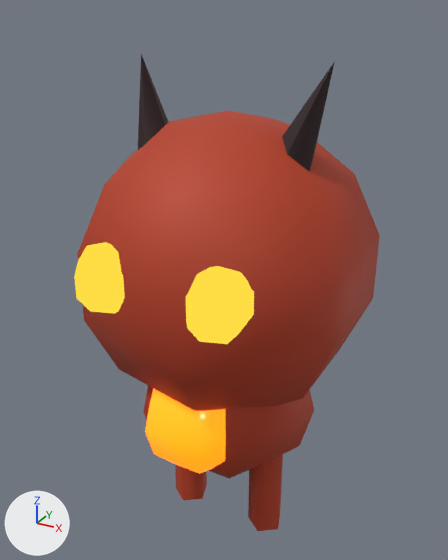
An edit to the glTF model public/assets/models/enemies/imp.glb, drawn before and after from the same camera.
Both versions are drawn from a camera (50 mm lens) standing at (0.547, -1.011, 1.09) and looking at (-0.017, 0.014, 0.578). Arrows for +X, +Y and +Z are at lower left; the lights stay in place. The first picture is the older version. Where no turn or scale is listed for an object, it has been applied to the vertices. Vertices at exactly the same position are counted once.
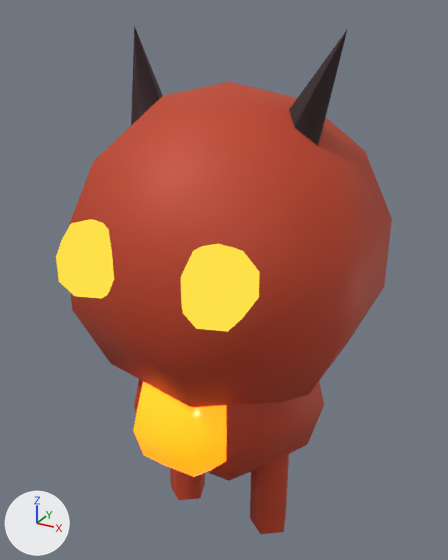
Where the newer file only moved an object's origin or applied its transform, the numbers keep the older frame.

Diff of the bpy script that builds the scene:
```diff
--- a/public/assets/models/enemies/imp.glb.py
+++ b/public/assets/models/enemies/imp.glb.py
@@ me_mesh_0 @@
-me_mesh_0.from_pydata(...)  # 50 vertices, 84 faces; spans x -0.292..0.264, y -0.285..0.285, z -0.3..0.3
+me_mesh_0.from_pydata(...)  # 50 vertices, 84 faces; spans x -0.312..0.281, y -0.304..0.304, z -0.32..0.32
+# me_mesh_0 part 1: the whole mesh is scaled about the mesh origin by 1.07
 me_mesh_0.materials.append(mat_material_0)
@@ me_mesh_1 @@
-me_mesh_1.from_pydata(...)  # 8 vertices, 10 faces; spans x -0.041..0.1, y -0.09..0.027, z -0.153..0.131
+me_mesh_1.from_pydata(...)  # 8 vertices, 10 faces; spans x -0.057..0.1, y -0.099..0.031, z -0.124..0.179
+# me_mesh_1 part 2: the whole mesh is multiplied about its middle by the matrix ((1.07, -0.004, -0.021), (0.005, 1.07, 0.021), (0.021, -0.022, 1.07)), then moved by (-0.008, -0.002, 0.04)
 me_mesh_1.materials.append(mat_material_1)
@@ me_mesh_2 @@
-me_mesh_2.from_pydata(...)  # 8 vertices, 10 faces; spans x -0.1..0.041, y -0.09..0.027, z -0.153..0.131
+me_mesh_2.from_pydata(...)  # 8 vertices, 10 faces; spans x -0.1..0.057, y -0.099..0.031, z -0.124..0.179
+# me_mesh_2 part 3: the whole mesh is multiplied about its middle by the matrix ((1.07, 0.004, 0.021), (-0.005, 1.07, 0.021), (-0.021, -0.022, 1.07)), then moved by (0.008, -0.002, 0.04)
 me_mesh_2.materials.append(mat_material_1)
@@ me_mesh_3 @@
-me_mesh_3.from_pydata(...)  # 26 vertices, 40 faces; spans x -0.0618..0.05, y -0.0588..0.0588, z -0.065..0.065
+me_mesh_3.from_pydata(...)  # 26 vertices, 40 faces; spans x -0.0666..0.0539, y -0.0633..0.0633, z -0.07..0.07
+# me_mesh_3 part 4: 26 of 26 vertices moved; they spanned x -0.0618..0.05, y -0.0588..0.0588, z -0.065..0.065 and now span x -0.0666..0.0539, y -0.0633..0.0633, z -0.07..0.07; mean shift (-0.0006, 0.0, 0.0)
 me_mesh_3.materials.append(mat_material_2)
@@ me_mesh_4 @@
-me_mesh_4.from_pydata(...)  # 26 vertices, 40 faces; spans x -0.0618..0.05, y -0.0588..0.0588, z -0.065..0.065
+me_mesh_4.from_pydata(...)  # 26 vertices, 40 faces; spans x -0.0666..0.0539, y -0.0633..0.0633, z -0.07..0.07
+# me_mesh_4 part 5: 26 of 26 vertices moved; they spanned x -0.0618..0.05, y -0.0588..0.0588, z -0.065..0.065 and now span x -0.0666..0.0539, y -0.0633..0.0633, z -0.07..0.07; mean shift (-0.0006, 0.0, 0.0)
 me_mesh_4.materials.append(mat_material_2)
@@ me_mesh_5 @@
-me_mesh_5.from_pydata(...)  # 37 vertices, 60 faces; spans x -0.2..0.2, y -0.173..0.173, z -0.2..0.2
+me_mesh_5.from_pydata(...)  # 37 vertices, 60 faces; spans x -0.22..0.22, y -0.191..0.191, z -0.22..0.22
+# me_mesh_5 part 6: the whole mesh is scaled about its middle by 1.1
 me_mesh_5.materials.append(mat_material_0)
@@ me_mesh_6 @@
-me_mesh_6.from_pydata(...)  # 37 vertices, 60 faces; spans x -0.12..0.12, y -0.104..0.104, z -0.12..0.12
+me_mesh_6.from_pydata(...)  # 37 vertices, 60 faces; spans x -0.13..0.13, y -0.113..0.113, z -0.13..0.13
+# me_mesh_6 part 7: the whole mesh is scaled about its middle by 1.08
 me_mesh_6.materials.append(mat_material_3)
@@ me_mesh_7 @@
-me_mesh_7.from_pydata(...)  # 14 vertices, 20 faces; spans x -0.038..0.038, y -0.04..0.032, z -0.12..0.12
+me_mesh_7.from_pydata(...)  # 14 vertices, 20 faces; spans x -0.043..0.043, y -0.045..0.036, z -0.13..0.13
+# me_mesh_7 part 8: the whole mesh is scaled about its middle by (1.12, 1.13, 1.08)
 me_mesh_7.materials.append(mat_material_0)
@@ me_mesh_8 @@
-me_mesh_8.from_pydata(...)  # 14 vertices, 20 faces; spans x -0.038..0.038, y -0.04..0.032, z -0.12..0.12
+me_mesh_8.from_pydata(...)  # 14 vertices, 20 faces; spans x -0.043..0.043, y -0.045..0.036, z -0.13..0.13
+# me_mesh_8 part 9: the whole mesh is scaled about its middle by (1.12, 1.13, 1.08)
 me_mesh_8.materials.append(mat_material_0)
@@ ob_mesh_0 @@
 ob_mesh_0 = bpy.data.objects.new('Mesh_0', me_mesh_0)
-ob_mesh_0.location = (0.0, 0.0, 0.62)
+ob_mesh_0.location = (0.0, 0.0, 0.65)
@@ ob_mesh_3 @@
 ob_mesh_3 = bpy.data.objects.new('Mesh_3', me_mesh_3)
-ob_mesh_3.location = (-0.11, -0.24, 0.66)
+ob_mesh_3.location = (-0.12, -0.26, 0.7)
@@ ob_mesh_4 @@
 ob_mesh_4 = bpy.data.objects.new('Mesh_4', me_mesh_4)
-ob_mesh_4.location = (0.11, -0.24, 0.66)
+ob_mesh_4.location = (0.12, -0.26, 0.7)
@@ ob_mesh_5 @@
 ob_mesh_5 = bpy.data.objects.new('Mesh_5', me_mesh_5)
-ob_mesh_5.location = (0.0, 0.0, 0.34)
+ob_mesh_5.location = (0.0, 0.0, 0.36)
@@ ob_mesh_6 @@
 ob_mesh_6 = bpy.data.objects.new('Mesh_6', me_mesh_6)
-ob_mesh_6.location = (0.0, -0.12, 0.34)
+ob_mesh_6.location = (0.0, -0.14, 0.36)
@@ ob_mesh_7 @@
 ob_mesh_7 = bpy.data.objects.new('Mesh_7', me_mesh_7)
-ob_mesh_7.location = (-0.1, 0.0, 0.12)
+ob_mesh_7.location = (-0.11, 0.0, 0.13)
@@ ob_mesh_8 @@
 ob_mesh_8 = bpy.data.objects.new('Mesh_8', me_mesh_8)
-ob_mesh_8.location = (0.1, 0.0, 0.12)
+ob_mesh_8.location = (0.11, 0.0, 0.13)
```

Where the change shows, as pixel boxes [x1, y1, x2, y2] in the pictures (448 x 560 px):
'Mesh_0', moved, rescaled (7% wider, 8% taller): before [77, 110, 380, 411]; after [68, 82, 392, 407]
'Mesh_4', reshaped, moved (16% wider, 13% taller): before [186, 266, 254, 344]; after [181, 244, 260, 332]
'Mesh_5', moved, rescaled (12% wider, 11% taller): before [144, 386, 314, 478]; after [134, 379, 324, 481]
'Mesh_6', moved, rescaled (16% wider, 11% taller): before [145, 388, 226, 474]; after [133, 381, 227, 477]
'Mesh_3', reshaped, moved (13% wider, 11% taller): before [74, 242, 125, 314]; after [56, 219, 114, 299]
'Mesh_2', reshaped (9% wider): before [282, 61, 335, 171]; after [289, 30, 347, 146]
'Mesh_8', moved, rescaled (11% wider): before [248, 455, 283, 531]; after [250, 454, 289, 534]
'Mesh_1', reshaped (6% wider): before [138, 54, 168, 150]; after [131, 26, 163, 125]
'Mesh_7', moved, rescaled: before [175, 464, 207, 500]; after [170, 468, 205, 500]
